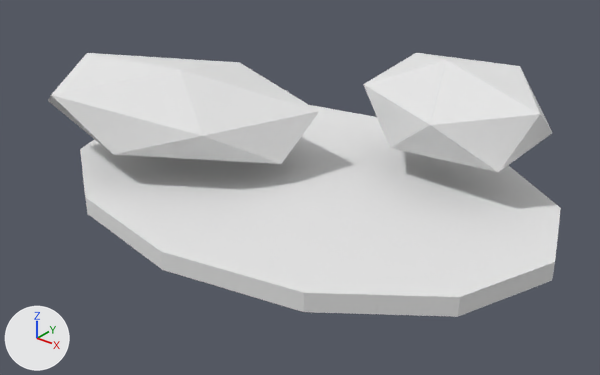
The FBX model SourceAssets/Exports/Props/Giants/BloodAxe/CaveApproachMarkers/SM_GIA_BloodAxeCollapsedCaveRemnantCairn_A01/SM_GIA_BloodAxeCollapsedCaveRemnantCairn_A01_LOD3.fbx: old version first, new version second.
Before and after are seen from a 50 mm lens placed at (183.0, -230.0, 144.0), pointed at (5.0, -8.0, 6.0). Arrows for +X, +Y and +Z are at lower left; the lights stay in place. The older version comes first.

In view in the first picture: 'LOD3_CollapsedCaveRemnant_AshMudBase', 'LOD3_CollapsedCaveRemnant_Stone_FallenBaseSlab', 'LOD3_CollapsedCaveRemnant_Stone_RolledSideMass'.
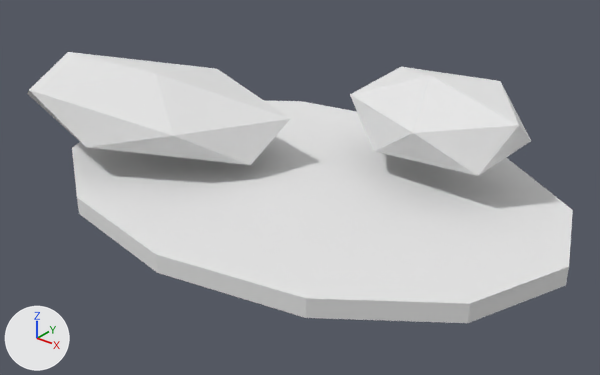
Changed parts and their boxes [x1, y1, x2, y2] in the pictures (600 x 375 px):
'LOD3_CollapsedCaveRemnant_AshMudBase', rescaled: before [80, 105, 561, 317]; after [72, 101, 573, 323]
'LOD3_CollapsedCaveRemnant_Stone_FallenBaseSlab', reshaped, moved: before [48, 53, 319, 164]; after [27, 52, 290, 165]
'LOD3_CollapsedCaveRemnant_Stone_RolledSideMass', reshaped, moved (8% shorter): before [363, 53, 552, 172]; after [350, 67, 531, 176]

The change, as a list of edits to the scene's bpy script:
```text
Change me_icosphere_067:
    remove me_icosphere_067.from_pydata(...)  # 12 vertices, 20 faces; spans x -48.7..48.7, y -38.6..38.6, z -15.8..15.8
    add me_icosphere_067.from_pydata(...)  # 12 vertices, 20 faces; spans x -49.4..49.4, y -36.7..36.7, z -15.1..15.1
    me_icosphere_067 part 1
    me_icosphere_067.vertices[0].co: (-2.7, 1.3, -15.8) -> (-2.8, 0.9, -14.5)
    me_icosphere_067.vertices[1].co: (46.0, 7.0, -14.6) -> (45.7, 5.6, -15.1)  # pixel (281, 163) -> pixel (250, 165)
    me_icosphere_067.vertices[2].co: (-1.7, -33.5, -9.9) -> (-3.4, -32.7, -8.0)  # pixel (113, 154) -> pixel (86, 147)
    me_icosphere_067.vertices[3].co: (-48.7, -26.8, -1.3) -> (-49.4, -25.2, 1.2)  # pixel (47, 100) -> pixel (27, 93)
    me_icosphere_067.vertices[4].co: (-30.1, 17.7, -0.7) -> (-28.9, 17.6, -0.2)
    me_icosphere_067.vertices[5].co: (28.4, 38.6, -8.9) -> (29.9, 36.7, -10.2)
    me_icosphere_067.vertices[6].co: (30.1, -17.7, 0.7) -> (28.9, -17.6, 0.2)  # pixel (202, 135) -> pixel (173, 135)
    me_icosphere_067.vertices[7].co: (-28.4, -38.6, 8.9) -> (-29.9, -36.7, 10.2)  # pixel (50, 95) -> pixel (28, 89)
    me_icosphere_067.vertices[8].co: (-46.0, -7.0, 14.6) -> (-45.7, -5.6, 15.1)  # pixel (87, 52) -> pixel (68, 51)
    me_icosphere_067.vertices[9].co: (1.7, 33.5, 9.9) -> (3.4, 32.7, 8.0)  # pixel (239, 62) -> pixel (217, 68)
    me_icosphere_067.vertices[10].co: (48.7, 26.8, 1.3) -> (49.4, 25.2, -1.2)  # pixel (319, 111) -> pixel (290, 118)
    me_icosphere_067.vertices[11].co: (2.7, -1.3, 15.8) -> (2.8, -0.9, 14.5)  # pixel (179, 69) -> pixel (155, 73)
Change me_cylinder_035:
    remove me_cylinder_035.from_pydata(...)  # 24 vertices, 14 faces; spans x -103.0..103.0, y -74.0..74.0, z -4.0..4.0
    add me_cylinder_035.from_pydata(...)  # 24 vertices, 14 faces; spans x -108.0..108.0, y -77.0..77.0, z -4.0..4.0
    me_cylinder_035 part 2: the whole mesh is scaled about its middle by (1.04, 1.03, 1)
Change me_icosphere_068:
    remove me_icosphere_068.from_pydata(...)  # 12 vertices, 20 faces; spans x -38.7..38.7, y -27.7..27.7, z -19.4..19.4
    add me_icosphere_068.from_pydata(...)  # 12 vertices, 20 faces; spans x -38.5..38.5, y -26.4..26.4, z -17.0..17.0
    me_icosphere_068 part 3
    me_icosphere_068.vertices[0].co: (1.9, 4.9, -19.4) -> (1.9, 3.6, -17.0)
    me_icosphere_068.vertices[1].co: (29.5, -19.7, -11.4) -> (29.2, -20.2, -9.0)  # pixel (498, 172) -> pixel (478, 175)
    me_icosphere_068.vertices[2].co: (-16.7, -17.3, -15.3) -> (-16.8, -16.7, -13.4)  # pixel (389, 148) -> pixel (373, 151)
    me_icosphere_068.vertices[3].co: (-38.7, 12.0, -10.1) -> (-38.5, 12.1, -9.7)
    me_icosphere_068.vertices[4].co: (-6.0, 27.7, -2.9) -> (-5.8, 26.4, -3.1)
    me_icosphere_068.vertices[5].co: (36.2, 8.1, -3.7) -> (36.0, 6.4, -2.7)  # pixel (552, 132) -> pixel (531, 140)
    me_icosphere_068.vertices[6].co: (6.0, -27.7, 2.9) -> (5.8, -26.4, 3.1)  # pixel (430, 125) -> pixel (413, 133)
    me_icosphere_068.vertices[7].co: (-36.2, -8.1, 3.7) -> (-36.0, -6.4, 2.7)  # pixel (363, 84) -> pixel (349, 94)
    me_icosphere_068.vertices[8].co: (-29.5, 19.7, 11.4) -> (-29.2, 20.2, 9.0)  # pixel (416, 52) -> pixel (401, 66)
    me_icosphere_068.vertices[9].co: (16.7, 17.3, 15.3) -> (16.8, 16.7, 13.4)  # pixel (519, 66) -> pixel (500, 81)
    me_icosphere_068.vertices[10].co: (38.7, -12.0, 10.1) -> (38.5, -12.1, 9.7)  # pixel (540, 114) -> pixel (519, 125)
    me_icosphere_068.vertices[11].co: (-1.9, -4.9, 19.4) -> (-1.9, -3.6, 17.0)  # pixel (447, 60) -> pixel (430, 75)
Change ob_lod3_collapsedcaveremnant_stone_fallenbaseslab:
    ob_lod3_collapsedcaveremnant_stone_fallenbaseslab.location: (-47.2, -18.2, 30.0) -> (-59.0, -20.7, 28.0)
Change ob_lod3_collapsedcaveremnant_stone_rolledsidemass:
    ob_lod3_collapsedcaveremnant_stone_rolledsidemass.location: (43.1, 37.8, 34.0) -> (37.6, 34.6, 30.0)
```
